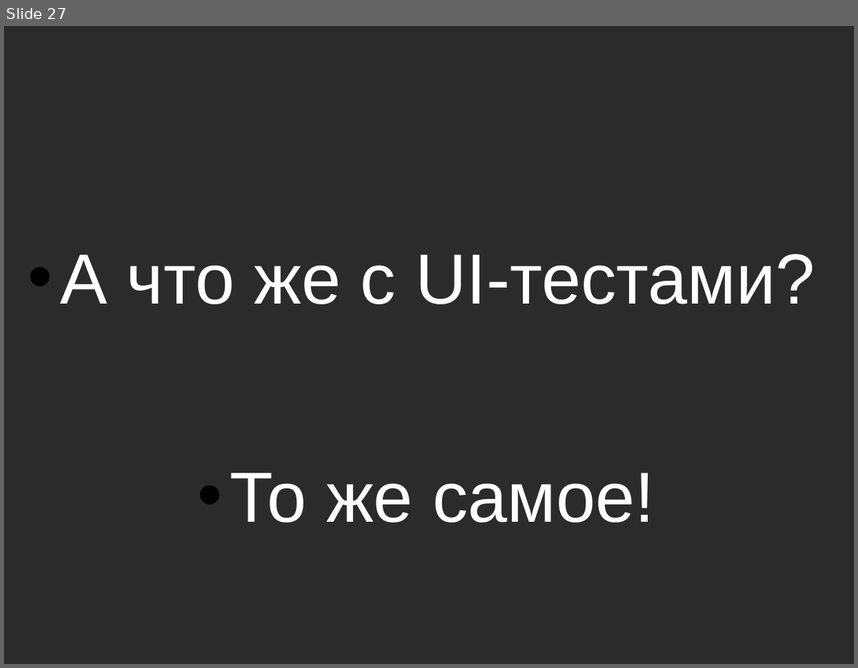
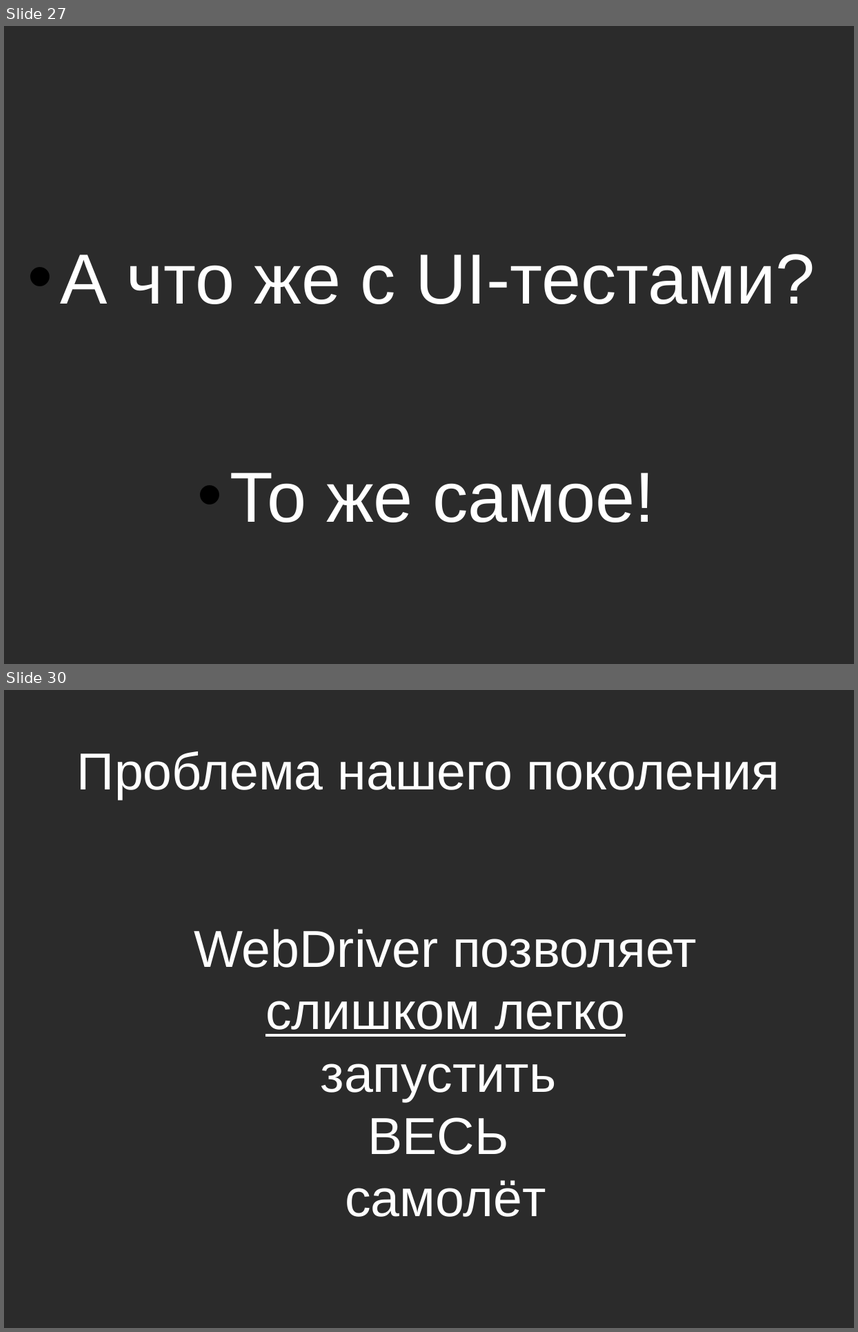
Before and after one commit to asolntsev/presentations, a slide deck: ui-tests/the_fast_and_the_continuous.seleniumcamp2014.odp. Shown one above the other, each under a label of ours: slide 27 before the commit, slides 27 and 30 after it; the slides between them are not shown. The pictures are 858x668 and 858x1332 pixels, drawn with LibreOffice and Linux fonts; fonts in the diff are those of the drawing; background and template pictures are left out; a plain dark background stands for a picture behind light text. Boxes give left, top, right and bottom in pixels: in the first picture for what was removed or moved away, otherwise in the second. Text is boxed around its words. In the diff, an @@ line names an element or a change of style, - is before the commit and + after.

```diff
--- a/ui-tests/the_fast_and_the_continuous.seleniumcamp2014.odp
+++ b/ui-tests/the_fast_and_the_continuous.seleniumcamp2014.odp
@@ slide 30 added at box(4, 690, 854, 1328), background picture (left out) @@
@@ title added at box(77, 751, 780, 799), 44 pt, text #FFFFFF @@
+Проблема нашего поколения
@@ text added at box(194, 929, 697, 1216), 44 pt, text #FFFFFF @@
+WebDriver позволяет
+слишком легко
+запустить
+ВЕСЬ
+самолёт
```
Also in this commit, not shown: 17 slides changed, 3 other slides added.
